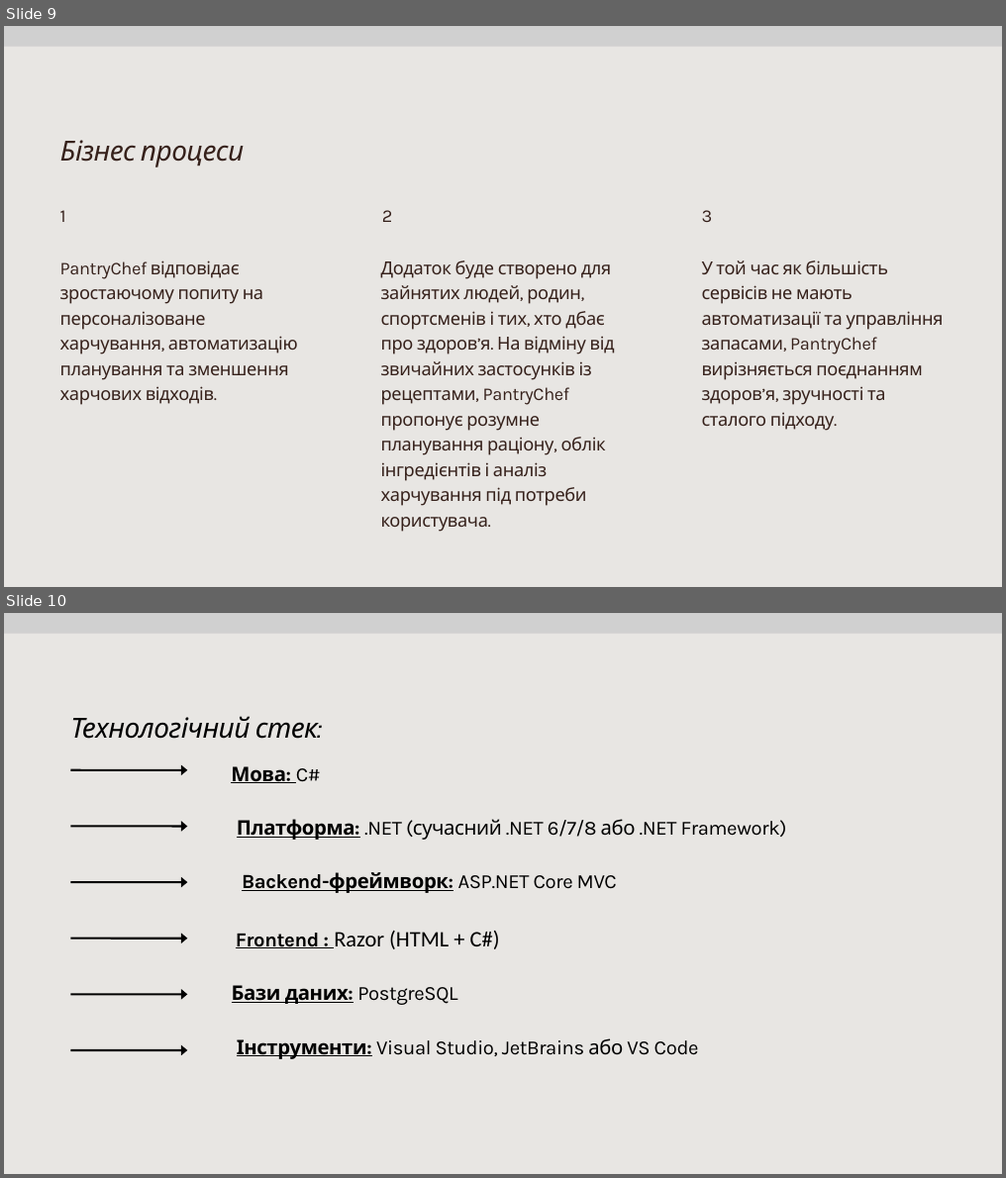
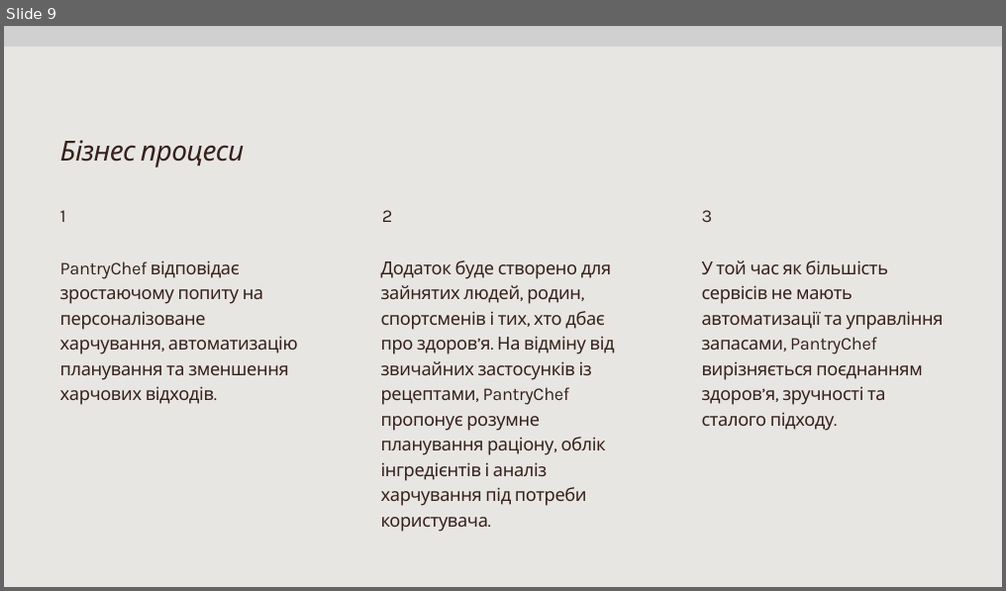
Before and after one commit to anton2654/PantryChef, a slide deck: Documents/PantryChef.pptx. Shown one above the other, each under a label of ours: slides 9 and 10 before the commit, slide 9 after it. The pictures are 1006x1178 and 1006x591 pixels, drawn with LibreOffice and Linux fonts; fonts in the diff are those of the drawing; grey boxes stand for pictures. Boxes give left, top, right and bottom in pixels: in the first picture for what was removed or moved away, otherwise in the second. Text is boxed around its words. In the diff, an @@ line names an element or a change of style, - is before the commit and + after.

```diff
--- a/Documents/PantryChef.pptx
+++ b/Documents/PantryChef.pptx
@@ slide 10 removed at <box>4,613,1002,1174</box>, background #E8E6E3 @@
@@ picture removed at <box>4,613,1002,634</box> @@
@@ text removed at <box>70,716,318,739</box> @@
-Технологічний стек:
@@ arrow removed from (71, 770) to (187, 770) @@
@@ text removed at <box>231,766,321,783</box> @@
-Мова: C#
@@ text removed at <box>237,819,787,840</box> @@
-Платформа: .NET (сучасний .NET 6/7/8 або .NET Framework)
@@ arrow removed from (71, 826) to (187, 826) @@
@@ text removed at <box>242,872,617,893</box> @@
-Backend-фреймворк: ASP.NET Core MVC
@@ arrow removed from (71, 882) to (187, 882) @@
@@ arrow removed from (71, 939) to (187, 939) @@
@@ text removed at <box>236,931,500,950</box> @@
-Frontend : Razor (HTML + C#)
@@ arrow removed from (71, 995) to (187, 995) @@
@@ text removed at <box>232,985,457,1005</box> @@
-Бази даних: PostgreSQL
@@ arrow removed from (71, 1051) to (187, 1051) @@
@@ text removed at <box>237,1039,699,1059</box> @@
-Інструменти: Visual Studio, JetBrains або VS Code
```
Also in this commit, not shown: 3 slides changed, 1 other slide removed.
